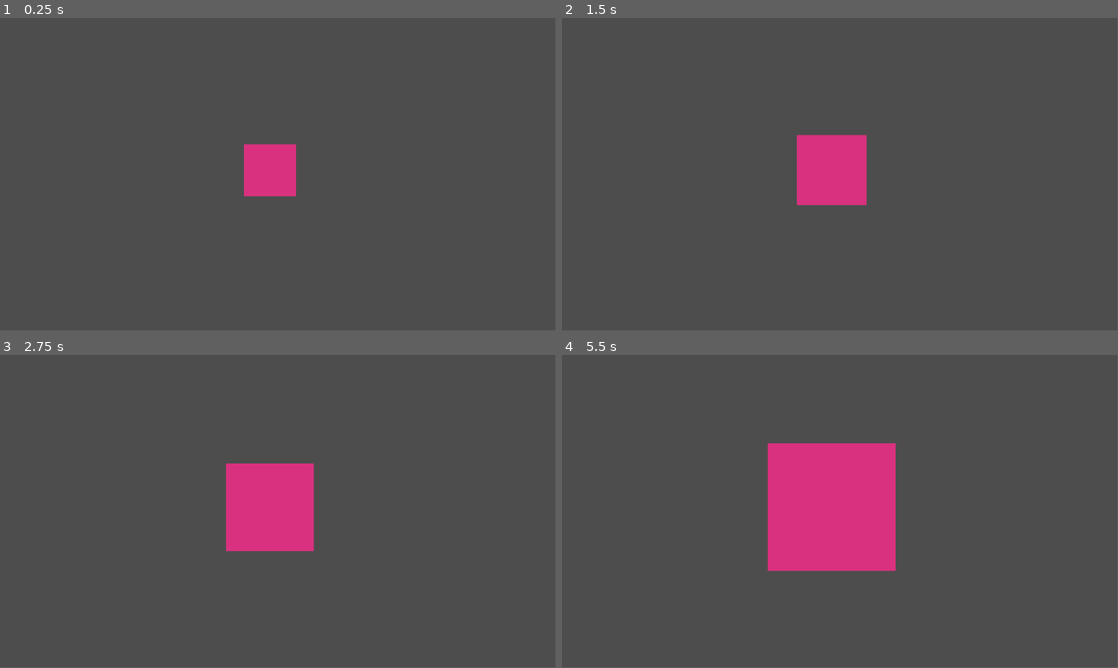
Above: before the commit, frames 1-4 (two rows, left to right).
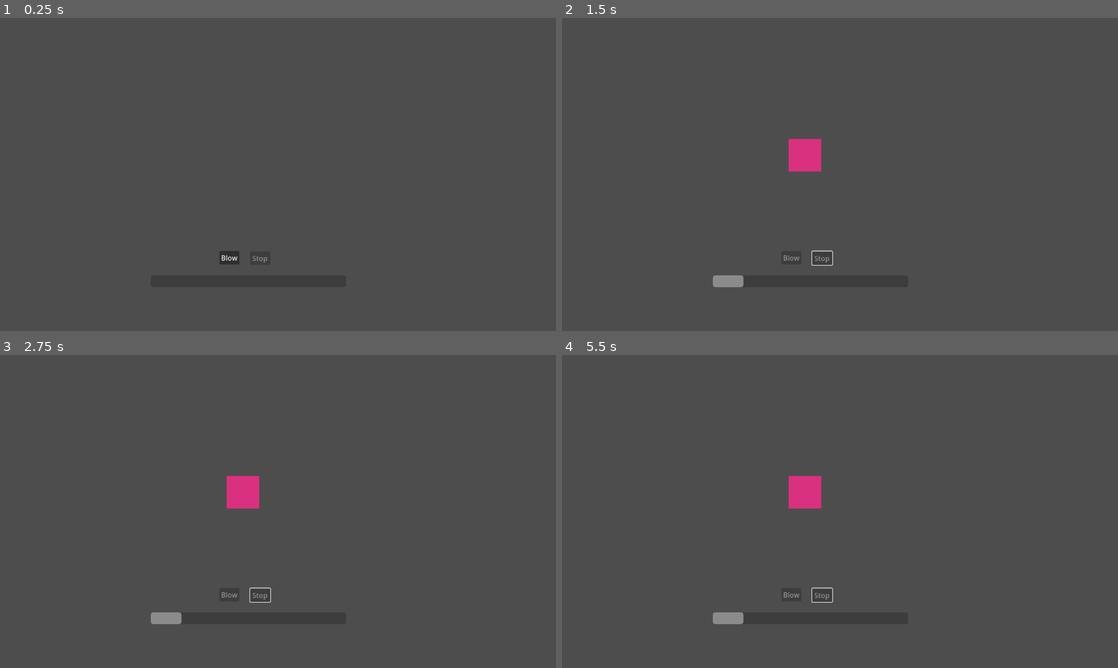
Above: after the commit, the same moments.

Repository: Topech/gamejam2025
Game: Godot game, scene res://round.tscn
Two runs of this game, one before a commit and one after it. Both use one fixed random seed, a clock stepped at 60 frames per second and the inputs below. This scene is started directly instead of the project's main scene.
Inputs (mouse positions are in pixels of both pictures, inside the frame that each line leads up to):
- Up to frame 1 (0.25 s): no input
- Up to frame 2 (1.5 s): click (789, 255) at 0.5 s, where only the run after the commit has a clickable "Blow"; click (823, 259) at 1.25 s, where only the run after the commit has a clickable "Stop"
- Up to frame 3 (2.75 s): no input
- Up to frame 4 (5.5 s): no input
In our replay, the window is 799x449 before the commit and 800x450 after it. These sizes can differ from the game's own. Grey fills any space a smaller window leaves; there, only what the larger window draws over its background counts as a difference.

The runs differ from the first frame. In frame 1, 1.7% of the frame differs, in the area x 39-54%, y 40-79%; in frame 2, 2.8%; in frame 3, 4.1%; in frame 4, 9.1%, in the area x 27-60%, y 28-86%.

Commit message:
functioning bubble blow/stop + progress bar

Diff:
--- a/project.godot
+++ b/project.godot
@@ -14,3 +14,10 @@
 run/main_scene="res://main.tscn"
 config/features=PackedStringArray("4.3", "Forward Plus")
 config/icon="res://icon.svg"
+
+[display]
+
+window/size/viewport_width=1280
+window/size/viewport_height=720
+window/size/mode=3
+window/stretch/mode="viewport"
--- a/round.gd
+++ b/round.gd
@@ -1,17 +1,69 @@
 extends Node
 
 
-@export var time_to_pop: float
-@export var bubble_growth_rate = 0.5
+## How much the bubble grows per second. Max is 100
+@export var bubble_growth_rate: float = 20
 
-var is_growing: bool
-var bubble_node: Node2D
+@onready var bubble_node: Node2D = $Bubble
+@onready var is_growing: bool = false
+@onready var initial_bubble_scale = Vector2(0, 0)
+@onready var max_bubble_scale: float = 500
+
+@onready var growth_time_elapsed: float = 0
+@onready var all_growth: float = 0
+
+
+signal popped
+signal stopped
+
+
+
+
 
 func _ready() -> void:
-	is_growing = true
-	bubble_node = $Bubble
+	bubble_node.set_scale(initial_bubble_scale)
+
+	$StopButton.disabled = true
+
 
 
 func _process(delta: float) -> void:
+
 	if is_growing:
-		bubble_node.scale += (Vector2(bubble_growth_rate, bubble_growth_rate))
+		growth_time_elapsed += delta
+
+		var growth = bubble_growth_rate * delta
+		all_growth += growth
+
+		var scale_inc = calc_scale_for_growth(growth)
+		var new_scale = min(max_bubble_scale, bubble_node.scale.x + scale_inc)
+		var new_scale_vec = Vector2(new_scale, new_scale)
+
+		bubble_node.set_scale(new_scale_vec)
+
+		if new_scale >= max_bubble_scale:
+			emit_signal("popped")
+			is_growing = false
+
+	$BubbleGrowthProgressBar.value = all_growth
+
+
+
+func _on_blow_button_pressed() -> void:
+	is_growing = true
+	$BlowButton.disabled = true
+	$StopButton.disabled = false
+
+
+
+func _on_stop_button_pressed() -> void:
+	is_growing = false
+	$StopButton.disabled = true
+	emit_signal("stopped")
+
+
+
+func calc_scale_for_growth(growth: float) -> float:
+	""" growth is 0-100, scale is dependant """
+	var growth_ratio = growth / 100
+	return (growth_ratio * max_bubble_scale)
--- a/round.tscn
+++ b/round.tscn
@@ -1,16 +1,78 @@
-[gd_scene load_steps=3 format=3 uid="uid://djogu8q3gy10g"]
+[gd_scene load_steps=5 format=3 uid="uid://djogu8q3gy10g"]
 
 [ext_resource type="Script" path="res://round.gd" id="1_5trwk"]
 
+[sub_resource type="GDScript" id="GDScript_wey7r"]
+script/source = "extends Node2D
+
+## How much the bubble grows per second. Max is 100
+@export var growth_rate: float = 20
+
+@export var initial_bubble_scale: float = 0
+
+@export var max_bubble_scale: float = 500
+
+var accumulated_growth: float
+
+
+
+func _ready() -> void:
+	accumulated_growth = 0
+	var scale_vec = Vector2(initial_bubble_scale, initial_bubble_scale)
+	set_scale(scale_vec)
+
+
+
+func calc_scale_for_growth(growth: float) -> float:
+	\"\"\" growth is 0-100, scale is dependant \"\"\"
+	var growth_ratio = growth / 100
+	return growth_ratio * max_bubble_scale
+
+
+func grow(growth: float):
+	min(max_bubble_scale, calc_scale_for_growth(growth))
+
+
+"
+
 [sub_resource type="CanvasTexture" id="CanvasTexture_2hx6v"]
+
+[sub_resource type="GDScript" id="GDScript_nhb06"]
+script/source = "extends ProgressBar
+"
 
 [node name="Round" type="Node"]
 script = ExtResource("1_5trwk")
 
 [node name="Bubble" type="Node2D" parent="."]
 position = Vector2(560, 316)
-scale = Vector2(100, 100)
+script = SubResource("GDScript_wey7r")
 
 [node name="Sprite2D" type="Sprite2D" parent="Bubble"]
 modulate = Color(0.851765, 0.191647, 0.498869, 1)
 texture = SubResource("CanvasTexture_2hx6v")
+
+[node name="BlowButton" type="Button" parent="."]
+offset_left = 505.0
+offset_top = 536.0
+offset_right = 551.0
+offset_bottom = 567.0
+text = "Blow"
+
+[node name="StopButton" type="Button" parent="."]
+offset_left = 576.0
+offset_top = 537.0
+offset_right = 622.0
+offset_bottom = 568.0
+text = "Stop"
+
+[node name="BubbleGrowthProgressBar" type="ProgressBar" parent="."]
+offset_left = 347.0
+offset_top = 592.0
+offset_right = 797.0
+offset_bottom = 619.0
+show_percentage = false
+script = SubResource("GDScript_nhb06")
+
+[connection signal="pressed" from="BlowButton" to="." method="_on_blow_button_pressed"]
+[connection signal="pressed" from="StopButton" to="." method="_on_stop_button_pressed"]
